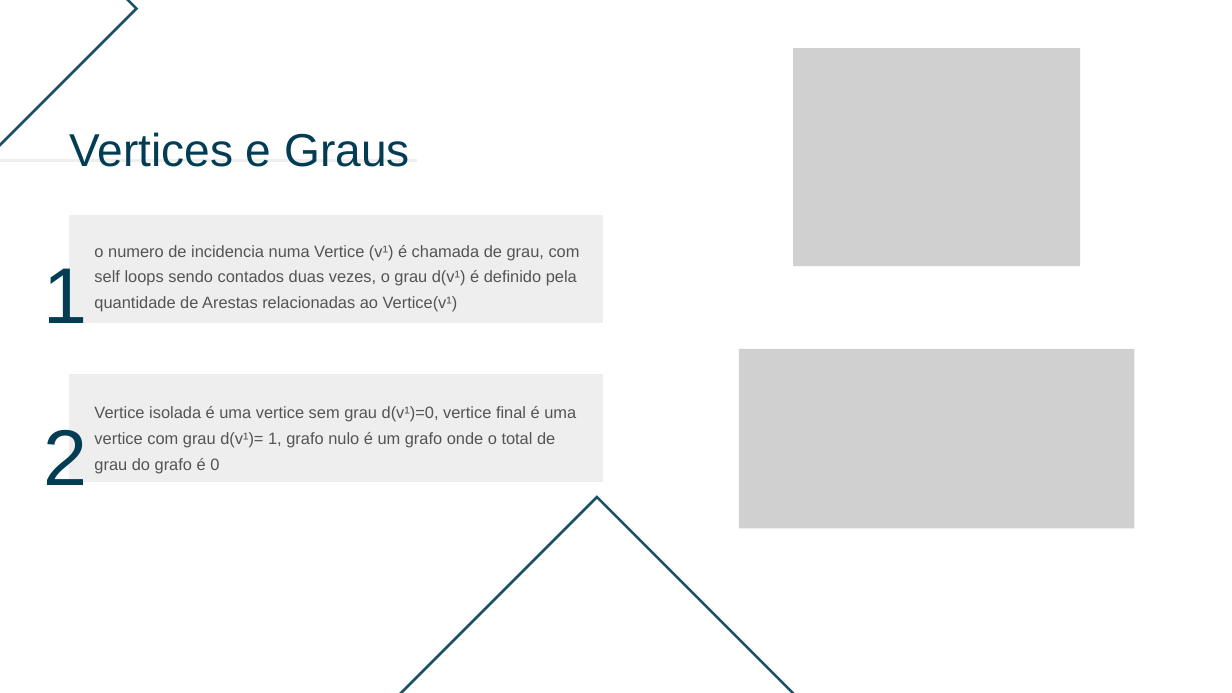
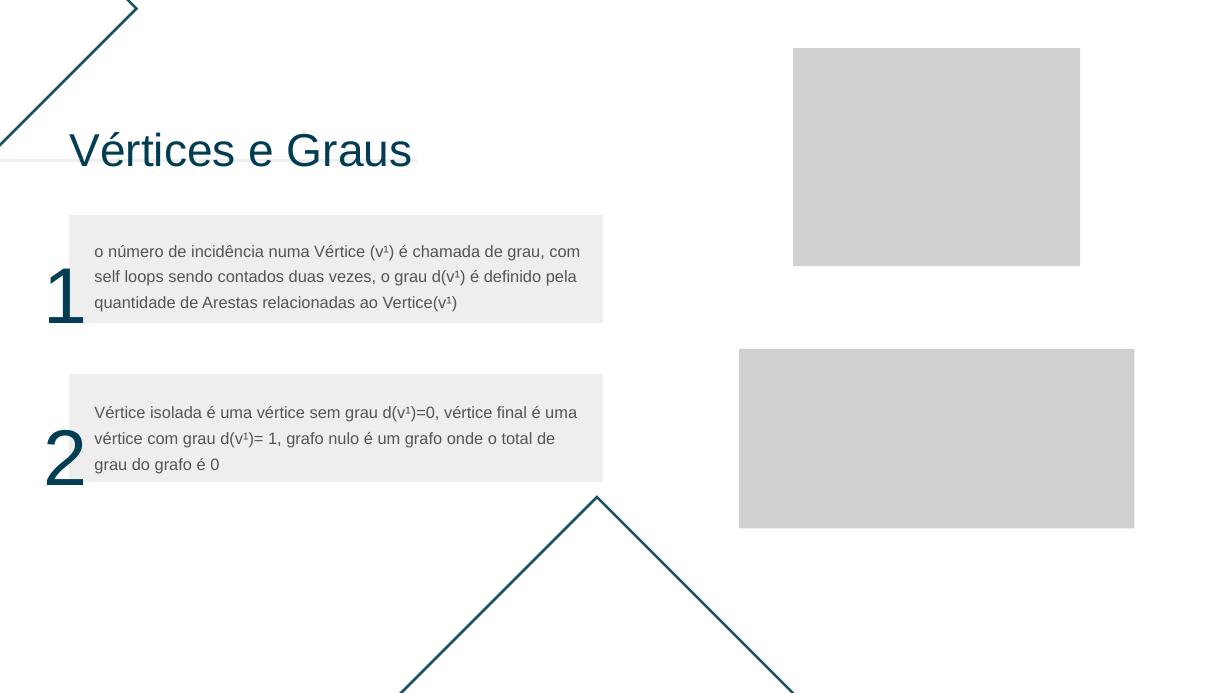
Before and after one commit to MathNicolas/AplicacaoGrafos, a slide deck: slide 4 of docs/Grafos e Árvores Apresentação.pptx. Drawn at 1232x693 pixels with LibreOffice and Linux fonts; fonts in the diff are those of the drawing; grey boxes stand for pictures. Boxes give left, top, right and bottom in pixels: in the first picture for what was removed or moved away, otherwise in the second. Text is boxed around its words. In the diff, an @@ line names an element or a change of style, - is before the commit and + after.

```diff
--- a/docs/Grafos e Árvores Apresentação.pptx
+++ b/docs/Grafos e Árvores Apresentação.pptx
@@ text at [69, 132, 412, 167]: text changed @@
-Vertices e Graus
+Vértices e Graus
@@ text at [94, 245, 580, 311]: text changed @@
-o numero de incidencia numa Vertice (v¹) é chamada de grau, com self loops sendo contados duas vezes, o grau d(v¹) é definido pela quantidade de Arestas relacionadas ao Vertice(v¹)
+o número de incidência numa Vértice (v¹) é chamada de grau, com self loops sendo contados duas vezes, o grau d(v¹) é definido pela quantidade de Arestas relacionadas ao Vertice(v¹)
@@ text at [94, 406, 577, 473]: text changed @@
-Vertice isolada é uma vertice sem grau d(v¹)=0, vertice final é uma vertice com grau d(v¹)= 1, grafo nulo é um grafo onde o total de grau do grafo é 0
+Vértice isolada é uma vértice sem grau d(v¹)=0, vértice final é uma vértice com grau d(v¹)= 1, grafo nulo é um grafo onde o total de grau do grafo é 0
```
Also in this commit, not shown: 8 other slides changed, 1 other file.
